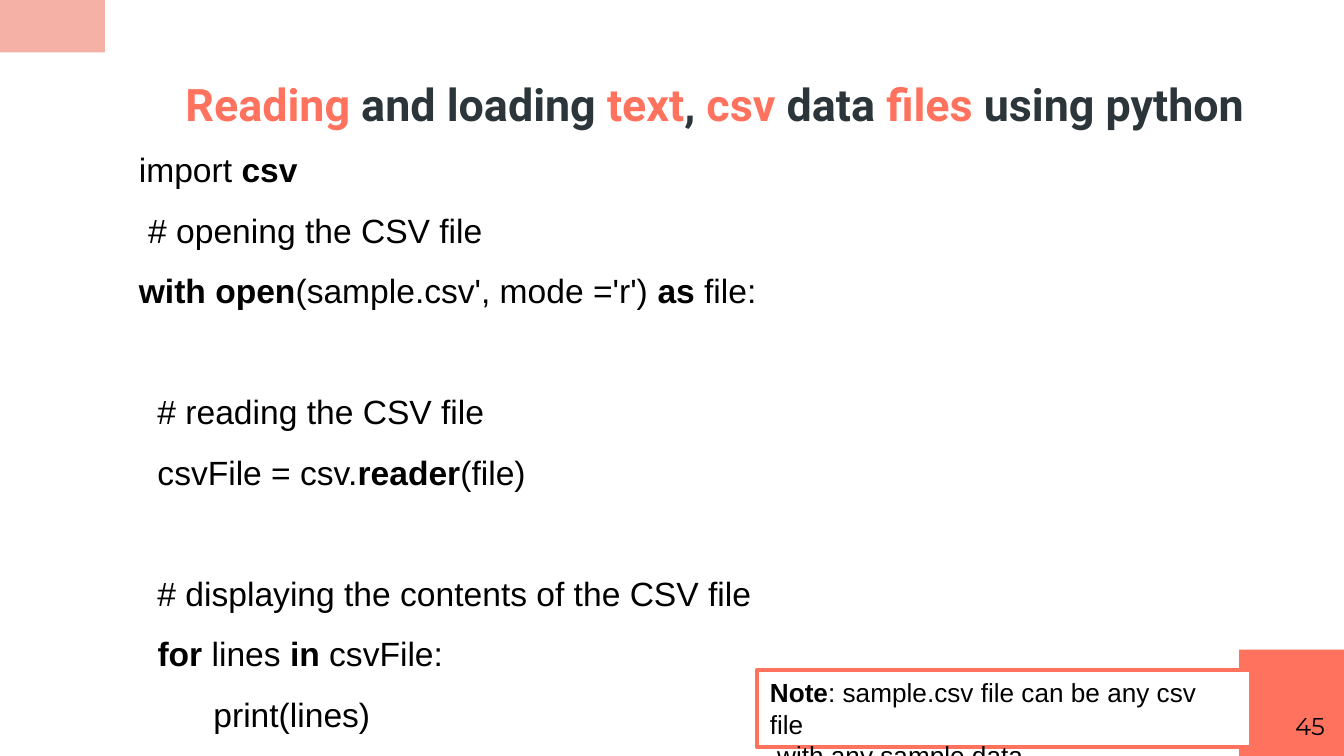
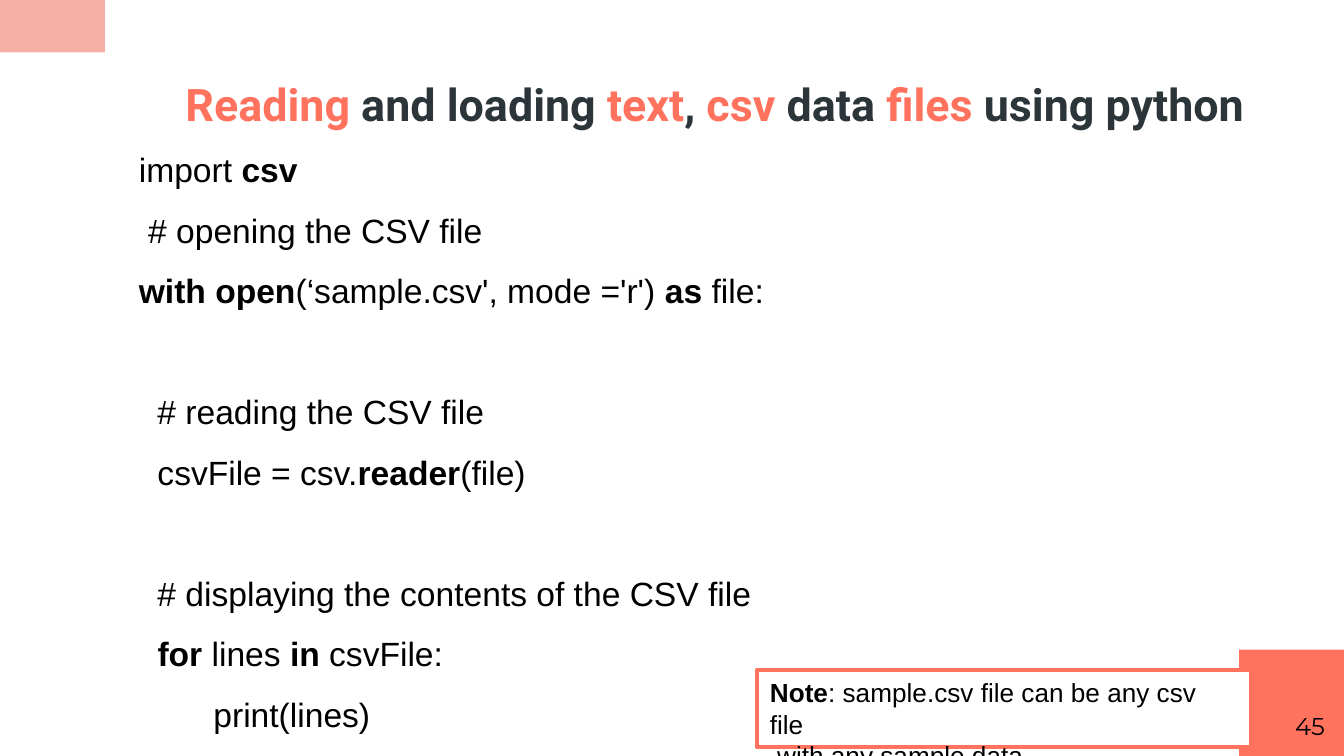
Before and after one commit to RashmivernekarN/ai_with_python_keonics, a slide deck: slide 45 of module2/ppt/Python Scripting.pptx. Drawn at 1344x756 pixels with LibreOffice and Linux fonts; fonts in the diff are those of the drawing. Boxes give left, top, right and bottom in pixels: in the first picture for what was removed or moved away, otherwise in the second. Text is boxed around its words. In the diff, an @@ line names an element or a change of style, - is before the commit and + after.

Commit message:
PPT added

```diff
--- a/module2/ppt/Python Scripting.pptx
+++ b/module2/ppt/Python Scripting.pptx
@@ text at bbox=[139, 278, 764, 310]: text changed @@
-with open(sample.csv', mode ='r') as file:
+with open(‘sample.csv', mode ='r') as file:
```
Also in this commit, not shown: 3 other files.
